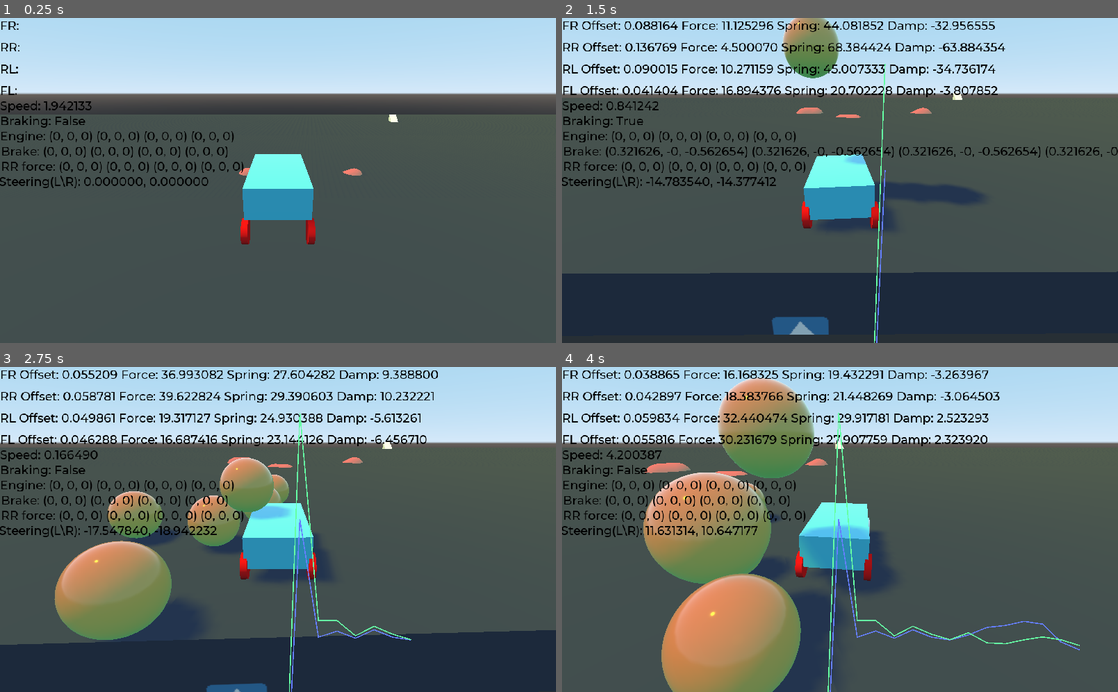
Above: before the commit, frames 1-4 (two rows, left to right).
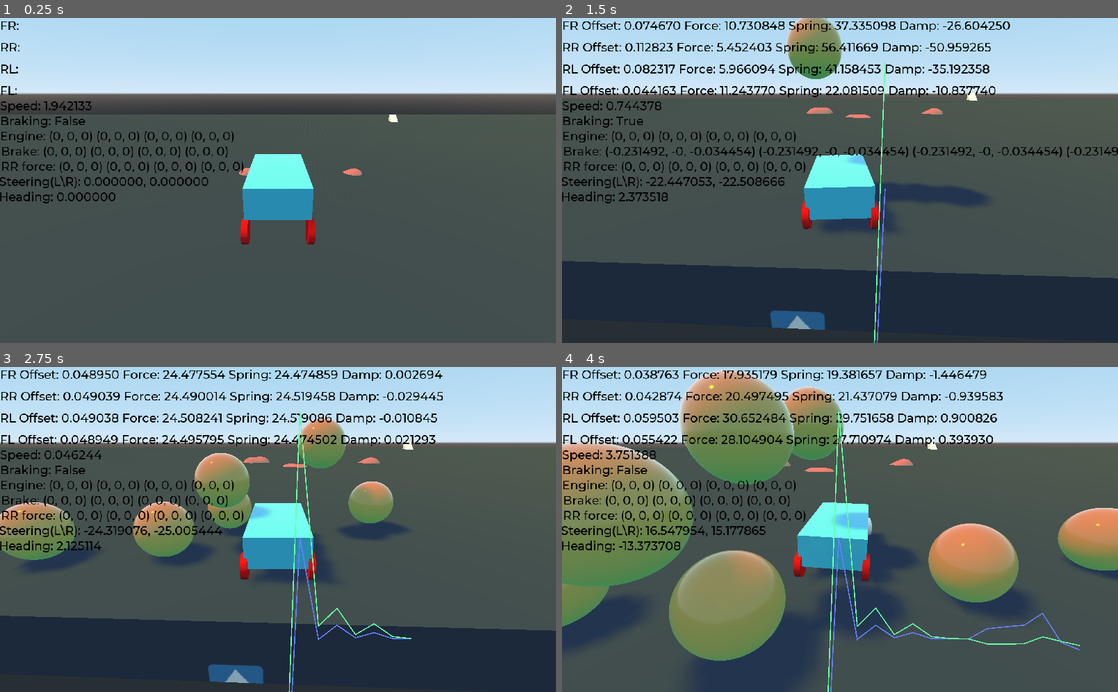
Above: after the commit, the same moments.

Repository: nxidplease/Car-Prototype
Game: Godot game, scene res://Main.tscn
Two runs of this game, one before a commit and one after it. Both use one fixed random seed, a clock stepped at 60 frames per second and the inputs below. The engine's default icon, where the game draws it, is replaced by a stand-in: a white triangle on a blue panel in a dark square.
Inputs:
- Up to frame 1 (0.25 s): no input
- Up to frame 2 (1.5 s): tap Enter (ui_accept) at 0.5, 1.35 s; hold Right (ui_right) 0.53-1.28 s; hold Enter (ui_accept) 0.53-1.28 s; hold Down (ui_down) from 1.28 s (still down)
- Up to frame 3 (2.75 s): tap Enter (ui_accept) at 1.52, 1.82 s; release Down (ui_down) at 2.03 s; hold Right (ui_right) from 2.03 s (still down); hold Enter (ui_accept) from 2.03 s (still down)
- Up to frame 4 (4 s): release Right (ui_right) at 2.78 s; release Enter (ui_accept) at 2.78 s; hold Up (ui_up) 2.78-3.53 s; tap Enter (ui_accept) at 2.85, 3.02, 3.32 s; hold Left (ui_left) from 3.53 s (still down); hold Enter (ui_accept) from 3.53 s (still down)

The runs differ from the first frame. In frame 1, 0.2% of the frame differs, in the area x 0-21%, y 53-58%; in frame 2, 8.3%; in frame 3, 23%; in frame 4, 39%, in the area x 0-100%, y 0-100%.

Commit message:
Whatever

Diff:
--- a/Ball.tscn
+++ b/Ball.tscn
@@ -1,4 +1,7 @@
-[gd_scene load_steps=4 format=2]
+[gd_scene load_steps=5 format=2]
+
+[sub_resource type="PhysicsMaterial" id=4]
+bounce = 0.3
 
 [sub_resource type="SphereShape" id=1]
 radius = 0.5
@@ -21,10 +24,10 @@
 collision_layer = 2
 collision_mask = 7
 mass = 0.2
+physics_material_override = SubResource( 4 )
 
 [node name="CollisionShape" type="CollisionShape" parent="."]
 shape = SubResource( 1 )
 
 [node name="MeshInstance" type="MeshInstance" parent="."]
 mesh = SubResource( 3 )
-material/0 = null
--- a/Camera.gd
+++ b/Camera.gd
@@ -13,7 +13,9 @@
 #	project car facing onto ground and normalize(important if car is tilting back/forward
 	var camera_back_dir = (car.transform.basis.z - car.transform.basis.z.dot(Vector3.UP) * Vector3.UP).normalized()
 
-	var velocity_to_ground_proj = car.linear_velocity - car.linear_velocity.dot(Vector3.UP) * Vector3.UP
+	var velocity_to_ground_proj = car.linear_velocity - car.linear_velocity.project(Vector3.UP)
+
+#	print(velocity_to_ground_proj.length())
 
 	if velocity_to_ground_proj.length() > 1.5:
 		camera_back_dir = velocity_to_ground_proj.normalized()
--- a/Car.gd
+++ b/Car.gd
@@ -48,6 +48,10 @@
 #	state.apply_impulse(wheelLocation, totalForce * state.step)
 	state.add_force(totalForce, wheelLocation)
 
+func reset_steering():
+	for i in range(2):
+		wheels[i].rotation.y = 0
+
 
 func _integrate_forces(state: PhysicsDirectBodyState):
 	_steer_wheels(state)
@@ -59,8 +63,6 @@
 
 	for i in range(4):
 		applyWheelForces(wheels[i], state, wheelForces[i])
-
-#	print(state.angular_velocity)
 
 func _steer_wheels(state: PhysicsDirectBodyState):
 	if steer_right:
@@ -95,9 +97,9 @@
 
 #	RWD
 	match wheel.name:
-#		"RR", "RL":
+		"RR", "RL":
+			totalForce += calcEngineForce(wheel, state)
 		"FL", "FR":
-			totalForce += calcEngineForce(wheel, state)
 			applySelfAligningForce(wheel, state, steerForce)
 			update_wheel_steering_angle(wheel.name, rad2deg(wheel.rotation.y))
 
@@ -115,14 +117,10 @@
 	if ground_vel_at_wheel.length() <= 0:
 		return Vector3.ZERO
 
-#	print(ground_vel_at_wheel)
-
 #	var tire_forward_vel = ground_vel_at_wheel.project(wheel.transform.basis.z)
 	var tire_side_vel = ground_vel_at_wheel.project(transform.basis.xform(wheel.transform.basis.x))
 
 	var side_to_total_vel_ratio = tire_side_vel.length() / ground_vel_at_wheel.length()
-
-#	print("Side slip ration: %f" % side_to_total_vel_ratio)
 
 	var grip_factor
 
@@ -132,7 +130,7 @@
 		"FR", "FL":
 			grip_factor = front_grip_curve.interpolate(side_to_total_vel_ratio)
 
-	grip_factor = 1.0
+#	grip_factor = 1.0
 
 	var steer_force: Vector3 = -tire_side_vel * wheel.tyre_mass * grip_factor / state.step
 
@@ -148,11 +146,9 @@
 		var rot_accel = -self_aligning_coefficient * steer_force_scalar / wheel.calc_moment_of_inertia()
 		var rot_change = rot_accel * pow(state.step, 2)
 		var curr_rot = wheel.rotation.y
-		var new_rot = wheel.rotation.y + rot_change
-
-		# If curr_rot and new_rot have different signs, rotate up to 0 degrees of rotation
-		if sign(new_rot * curr_rot) == -1:
-			rot_change = - wheel.rotation.y
+		rot_change = clamp(rot_change, -max_steering_angle_rad + curr_rot, max_steering_angle_rad - curr_rot)
+
+		print(rot_change)
 
 		wheel.rotate_object_local(wheel.transform.basis.y, rot_change)
 
--- /dev/null
+++ b/FrontGripCurve.tres
@@ -0,0 +1,4 @@
+[gd_resource type="Curve" format=2]
+
+[resource]
+_data = [ Vector2( 0, 0.545455 ), 0.0, -0.485714, 0, 1, Vector2( 0.336898, 0.381818 ), -0.708333, -0.708333, 0, 0, Vector2( 0.5, 0.2 ), -0.361703, -0.361703, 0, 0, Vector2( 1, 0.1 ), -0.2, 0.0, 1, 0 ]
--- a/Main.gd
+++ b/Main.gd
@@ -4,6 +4,7 @@
 
 var prev_RR_time = 0
 var prev_FR_time = 0
+var prev_self_align_time = 0
 
 func _on_Car_update_offset(wheel, offset, force_mag, spring_force, dampening_force):
 	match wheel:
@@ -39,15 +40,27 @@
 	$UI/Brake.text = "Brake: %s %s %s %s" % $Car.brakeForce
 	$UI/RR_force.text = "RR force: %s %s %s %s" % $Car.rrForce
 	$"UI/Steering(L\\R)".text = "Steering(L\\R): %f, %f" % $Car.wheelSteerAngle
+	$UI/Heading.text = "Heading: %f" % rad2deg($Car.global_rotation.y)
 	_control_car()
-	$UI/FR_Spring_Force.position.x = -OS.get_ticks_msec() / 1000.0 * 1024 / 30
-	$UI/RR_Spring_Force.position.x = -OS.get_ticks_msec() / 1000.0 * 1024 / 30
+
+	var curr_msec = OS.get_ticks_msec()
+#	if curr_msec - prev_self_align_time >= 200:
+#		$UI/Self_Aligining.add_point(Vector2(curr_msec / 200.0 * 1024 / 30, $Car/FL.rotation_degrees.y * 10 + 270))
+##				print($UI/FR_Spring_Force.position.x)
+#		prev_self_align_time = curr_msec
+
+	$UI/FR_Spring_Force.position.x = -curr_msec / 1000.0 * 1024 / 30
+	$UI/RR_Spring_Force.position.x = -curr_msec / 1000.0 * 1024 / 30
+#	$UI/Self_Aligining.position.x = -curr_msec / 1000.0 * 1024 / 30
 
 func _control_car():
 	$Car.accelerating = Input.is_action_pressed("ui_up")
 	$Car.braking = Input.is_action_pressed("ui_down")
 	$Car.steer_left = Input.is_action_pressed("ui_left")
 	$Car.steer_right = Input.is_action_pressed("ui_right")
+
+	if Input.is_action_just_pressed("reset_rotation"):
+		$Car.reset_steering()
 
 
 func _unhandled_input(event):
--- a/Main.tscn
+++ b/Main.tscn
@@ -7,6 +7,8 @@
 [ext_resource path="res://icon.png" type="Texture" id=5]
 [ext_resource path="res://Obstacle.tscn" type="PackedScene" id=6]
 [ext_resource path="res://Ramp.tscn" type="PackedScene" id=7]
+[ext_resource path="res://RearGripCurve.tres" type="Curve" id=8]
+[ext_resource path="res://FrontGripCurve.tres" type="Curve" id=9]
 
 [sub_resource type="SpatialMaterial" id=1]
 albedo_texture = ExtResource( 5 )
@@ -21,12 +23,6 @@
 
 [sub_resource type="Curve" id=4]
 _data = [ Vector2( 0, 0.5 ), 0.0, 0.0, 0, 0, Vector2( 0.406627, 1 ), 0.0, 0.0, 0, 0, Vector2( 0.689759, 1 ), 0.0, 0.0, 0, 0, Vector2( 1, 0.3 ), 0.0, 0.0, 0, 0 ]
-
-[sub_resource type="Curve" id=7]
-_data = [ Vector2( 0, 0.863636 ), 0.0, -0.2, 0, 0, Vector2( 0.4, 0.2 ), 0.0, 0.0, 0, 0, Vector2( 1, 0.2 ), 0.0, 0.0, 1, 0 ]
-
-[sub_resource type="Curve" id=8]
-_data = [ Vector2( 0, 0.545455 ), 0.0, -0.485714, 0, 1, Vector2( 0.336898, 0.381818 ), -0.708333, -0.708333, 0, 0, Vector2( 0.5, 0.2 ), -0.361703, -0.361703, 0, 0, Vector2( 1, 0.1 ), -0.2, 0.0, 1, 0 ]
 
 [sub_resource type="DynamicFont" id=5]
 size = 22
@@ -57,14 +53,14 @@
 [node name="Car" parent="." instance=ExtResource( 1 )]
 transform = Transform( 1, 0, 0, 0, 1, 0, 0, 0, 1, 0, 6.70556, -498.17 )
 engineForceCurve = SubResource( 4 )
-front_grip_curve = SubResource( 7 )
-rear_grip_curve = SubResource( 8 )
+front_grip_curve = ExtResource( 9 )
+rear_grip_curve = ExtResource( 8 )
 maxSpeed = 25
 maxEngineForce = 150000
 rr_coefficient = 0.005
 brake_coefficient = 0.8
 steering_speed_deg = 90.0
-max_steering_angle_deg = 20.0
+max_steering_angle_deg = 25.0
 
 [node name="Camera" type="Camera" parent="Car"]
 transform = Transform( -3.91864e-08, 0.0259153, -0.999664, -2.77614e-08, 0.999664, 0.0259153, 1, 2.87676e-08, -3.84538e-08, -3.81873, 0.985046, -0.0215454 )
@@ -164,6 +160,14 @@
 custom_colors/font_color = Color( 0, 0, 0, 1 )
 text = "Steering angle(L, R):"
 
+[node name="Heading" type="Label" parent="UI"]
+margin_left = -2.0
+margin_top = 316.0
+margin_right = 219.0
+margin_bottom = 344.0
+custom_colors/font_color = Color( 0, 0, 0, 1 )
+text = "Heading:"
+
 [node name="FR_Spring_Force" type="Line2D" parent="UI"]
 points = PoolVector2Array( 0, 600 )
 width = 2.0
@@ -172,6 +176,11 @@
 points = PoolVector2Array( 0, 600 )
 width = 2.0
 default_color = Color( 0.4, 1, 0.647059, 1 )
+
+[node name="Self_Aligining" type="Line2D" parent="UI"]
+points = PoolVector2Array( 0, 600 )
+width = 2.0
+default_color = Color( 1, 0.0196078, 0.0196078, 1 )
 
 [node name="Camera" type="Camera" parent="."]
 transform = Transform( 1, 0, 0, 0, 0.949612, 0.313429, 0, -0.313429, 0.949612, 0, 3.4577, -175.17 )
--- /dev/null
+++ b/RearGripCurve.tres
@@ -0,0 +1,4 @@
+[gd_resource type="Curve" format=2]
+
+[resource]
+_data = [ Vector2( 0, 0.863636 ), 0.0, -0.2, 0, 0, Vector2( 0.4, 0.2 ), 0.0, 0.0, 0, 0, Vector2( 1, 0.2 ), 0.0, 0.0, 1, 0 ]
--- a/project.godot
+++ b/project.godot
@@ -37,6 +37,11 @@
 "events": [ Object(InputEventMouseButton,"resource_local_to_scene":false,"resource_name":"","device":0,"alt":false,"shi …(212 unchanged characters)…
  ]
 }
+reset_rotation={
+"deadzone": 0.5,
+"events": [ Object(InputEventKey,"resource_local_to_scene":false,"resource_name":"","device":0,"alt":false,"shift":false,"control":false,"meta":false,"command":false,"pressed":false,"scancode":71,"physical_scancode":0,"unicode":0,"echo":false,"script":null)
+ ]
+}
 
 [layer_names]
 
